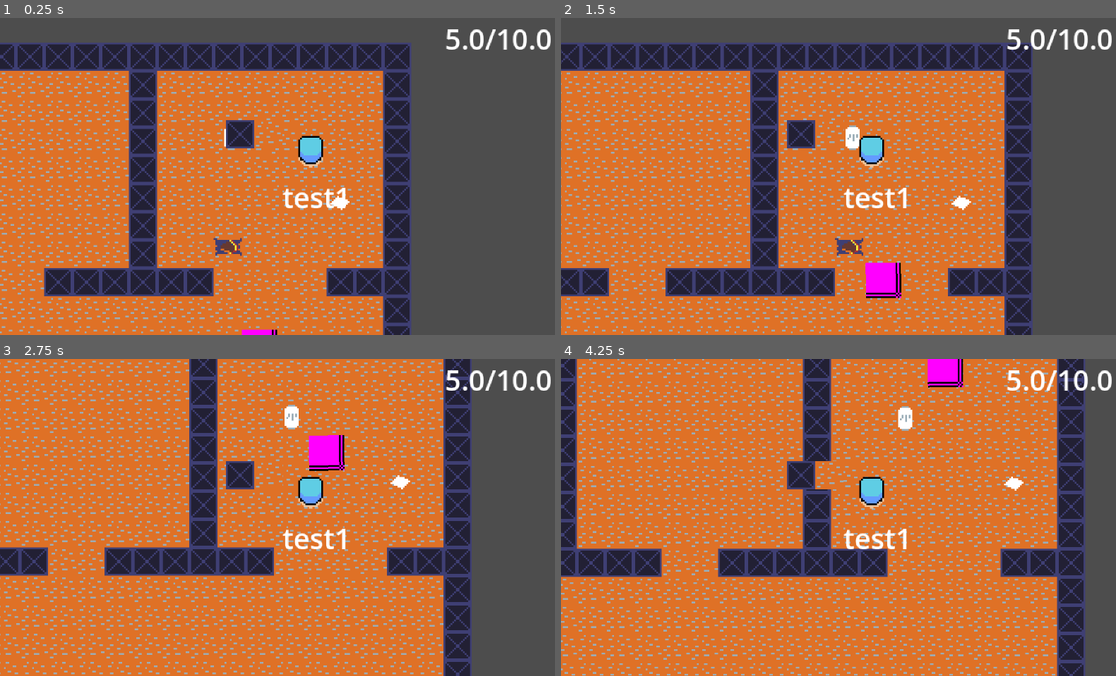
Above: before the commit, frames 1-4 (two rows, left to right).
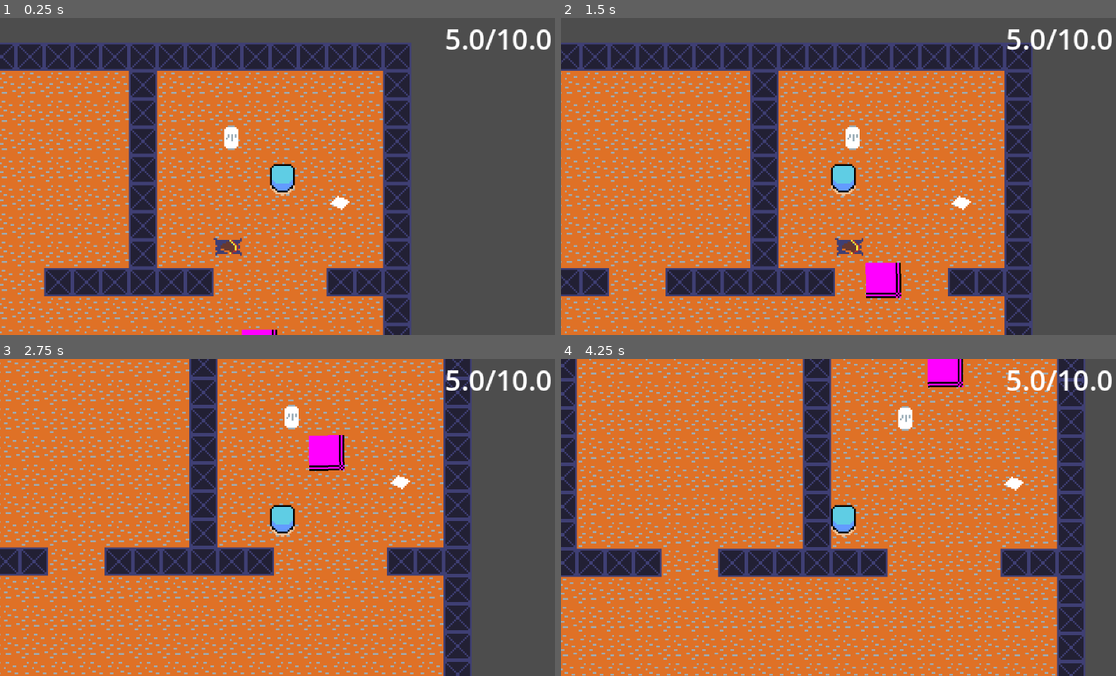
Above: after the commit, the same moments.

Repository: Robothan36/VLG-rpg
Game: Godot game, scene res://scene/main.tscn
Two runs of this game, one before a commit and one after it. Both use one fixed random seed, a clock stepped at 60 frames per second and the inputs below.
Inputs:
- Up to frame 1 (0.25 s): no input
- Up to frame 2 (1.5 s): tap Enter at 0.5 s; hold A (A) 0.53-1.28 s; tap D (D) at 1.35 s
- Up to frame 3 (2.75 s): hold S (S) from 2.03 s (still down)
- Up to frame 4 (4.25 s): release S (S) at 2.78 s; tap W (w) at 2.85 s; hold A (A) from 3.53 s (still down)

The runs differ from the first frame. In frame 1, 1.7% of the frame differs, in the area x 40-63%, y 32-60%; in frame 2, 1.7%; in frame 3, 1.7%; in frame 4, 1.8%.

Commit message:
character further design

Diff:
--- a/scene/player.tscn
+++ b/scene/player.tscn
@@ -4,6 +4,7 @@
 
 [sub_resource type="AtlasTexture" id="AtlasTexture_xo3ru"]
 atlas = ExtResource("1_4flbx")
+region = Rect2(32, 0, 32, 32)
 
 [sub_resource type="RectangleShape2D" id="RectangleShape2D_4flbx"]
 size = Vector2(14, 14)
@@ -15,8 +16,3 @@
 
 [node name="CollisionShape2D" type="CollisionShape2D" parent="."]
 shape = SubResource("RectangleShape2D_4flbx")
-
-[node name="Label" type="Label" parent="."]
-offset_right = 40.0
-offset_bottom = 23.0
-text = "test1"
